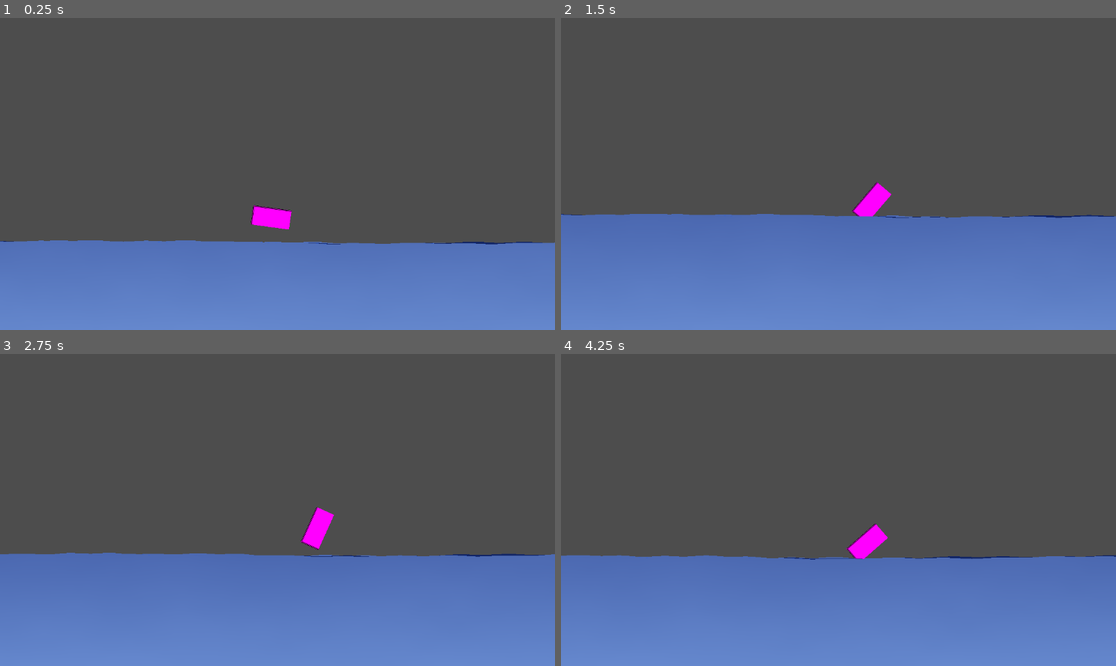
Above: before the commit, frames 1-4 (two rows, left to right).
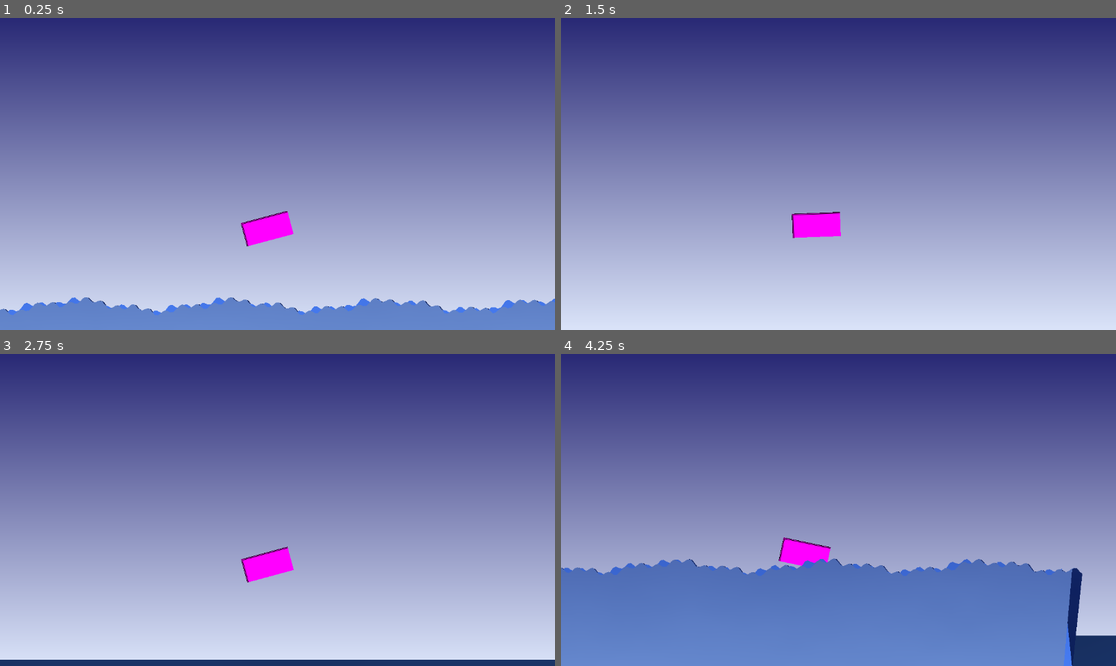
Above: after the commit, the same moments.

Repository: politesmuse/WaveCrash
Game: Godot game, scene res://Main.tscn
Two runs of this game, one before a commit and one after it. Both use one fixed random seed, a clock stepped at 60 frames per second and the inputs below.
Inputs:
- Up to frame 1 (0.25 s): no input
- Up to frame 2 (1.5 s): tap Enter at 0.5 s; hold Right (ui_right) 0.53-1.28 s; hold Left (ui_left) from 1.28 s (still down)
- Up to frame 3 (2.75 s): release Left (ui_left) at 2.03 s; hold Right (ui_right) from 2.03 s (still down)
- Up to frame 4 (4.25 s): release Right (ui_right) at 3.53 s; hold Left (ui_left) from 3.53 s (still down)

The runs differ from the first frame. In frame 1, 92% of the frame differs, in the area x 0-100%, y 0-96%; in frame 2, 100%, in the area x 0-100%, y 0-100%; in frame 3, 100%; in frame 4, 71%.

Commit message:
Quick Updates to Chains/Borders
Just some quick changes to boundaries/chain physics.

Diff:
--- a/Main.tscn
+++ b/Main.tscn
@@ -83,26 +83,42 @@
 gravity = Vector3(0, 200, 0)
 
 [sub_resource type="PhysicsMaterial" id="PhysicsMaterial_5vvyt"]
+bounce = 0.05
 
 [sub_resource type="PlaceholderTexture2D" id="PlaceholderTexture2D_5vvyt"]
 size = Vector2(100, 50)
 
+[sub_resource type="CircleShape2D" id="CircleShape2D_5vvyt"]
+custom_solver_bias = 0.141
+radius = 16.5
+
 [sub_resource type="ShaderMaterial" id="ShaderMaterial_5vvyt"]
 shader = ExtResource("6_c2ibq")
-shader_parameter/u_bass = 0.0
-shader_parameter/u_mids = 0.0
-shader_parameter/u_highs = 0.0
+shader_parameter/u_bass = 0.8970000426075
+shader_parameter/u_mids = 0.526000024985
+shader_parameter/u_highs = 0.4830000229425
 shader_parameter/base_color = Color(0.1, 0.2, 0.6, 1)
 shader_parameter/highlight_color = Color(0.6, 0.8, 1.2, 1)
 shader_parameter/shimmer_strength = 0.15
-shader_parameter/normal_distort_base = 0.4
+shader_parameter/normal_distort_base = 0.27999999374144
 shader_parameter/mids_normal_boost = 1.0
 shader_parameter/highs_normal_boost = 1.5
-shader_parameter/specular_strength = 0.7
-shader_parameter/specular_sharpness = 16.0
+shader_parameter/specular_strength = 0.41999999061216
+shader_parameter/specular_sharpness = 10.0
+
+[sub_resource type="PhysicsMaterial" id="PhysicsMaterial_c6i3y"]
+
+[sub_resource type="RectangleShape2D" id="RectangleShape2D_c2ibq"]
+size = Vector2(10, 2160)
 
 [sub_resource type="RectangleShape2D" id="RectangleShape2D_5vvyt"]
-size = Vector2(1153, 642)
+size = Vector2(12800, 10)
+
+[sub_resource type="RectangleShape2D" id="RectangleShape2D_c6i3y"]
+size = Vector2(12800, 10)
+
+[sub_resource type="RectangleShape2D" id="RectangleShape2D_j4qnp"]
+size = Vector2(10, 2160)
 
 [node name="MainRoot" type="Node2D"]
 
@@ -115,107 +131,102 @@
 [node name="WaterChain" type="Node2D" parent="." node_paths=PackedStringArray("wave_controller")]
 visibility_layer = 2
 z_index = 5
-position = Vector2(485, 101)
+position = Vector2(640, 360)
 script = ExtResource("1_5vvyt")
-point_count = 150
-buoy_radius = 8.0
-buoy_mass = 1.5
+segment_width = 1280.0
+point_count = 640
+buoy_radius = 2.0
 wave_controller = NodePath("../WaveController")
-buoy_spring_strength = 2000.0
+buoy_spring_strength = 500.0
+buoy_damping = 20.0
+joint_stiffness = 5.0
 joint_damping = 5.0
 
 [node name="SkyParallax" type="Parallax2D" parent="."]
-visible = false
 z_index = -2
 scroll_scale = Vector2(0.2, 0.1)
-scroll_offset = Vector2(2524, -1096)
+scroll_offset = Vector2(2529, -1096)
 
 [node name="Sky" type="Sprite2D" parent="SkyParallax"]
 material = SubResource("ShaderMaterial_kjvhd")
-scale = Vector2(4, 4)
+position = Vector2(2560, 640)
+scale = Vector2(8, 3)
 texture = ExtResource("2_wkp8b")
 
 [node name="BackWavesParallax" type="Parallax2D" parent="."]
-visible = false
 z_index = -1
 scroll_scale = Vector2(0.4, 0.2)
 scroll_offset = Vector2(759, 635)
 
 [node name="BackWaves" type="Sprite2D" parent="BackWavesParallax"]
 material = SubResource("ShaderMaterial_5tuhn")
-position = Vector2(1764, 402)
-scale = Vector2(4, 2)
+position = Vector2(4330, 260)
+scale = Vector2(8, 1)
 texture = ExtResource("2_wkp8b")
 
 [node name="WaveController" type="Node2D" parent="."]
 script = ExtResource("4_wkp8b")
 water_line_y = 195.0
-base_amp = 14.0
+base_amp = 10.0
 base_freq = 0.31
-base_scroll_speed = 25.0
+base_scroll_speed = 0.0
 chop_scroll_speed = 70.0
 chop_amp = 5.0
-chop_freq = 1.5
+chop_freq = 1.0
 
 [node name="ForeGroundWaveManager" type="Node2D" parent="." node_paths=PackedStringArray("boat")]
 z_index = 1
-scale = Vector2(2.5, 0.5)
 script = ExtResource("5_c6i3y")
-boat = NodePath("")
+boat = NodePath("../Boat")
 
 [node name="WaveSegment1" type="Polygon2D" parent="ForeGroundWaveManager"]
 z_index = 3
 material = SubResource("ShaderMaterial_2gh4u")
 position = Vector2(585, 310)
-scale = Vector2(2.5, 0.5)
 skew = 0.08726646
 color = Color(1, 1, 1, 0.23200001)
 script = ExtResource("7_j4qnp")
+segment_width = 1600.0
 resolution = 256
-bottom_y = 1440.0
 
 [node name="WaveSegment4" type="Polygon2D" parent="ForeGroundWaveManager"]
 z_index = -1
 material = SubResource("ShaderMaterial_2gh4u")
 position = Vector2(589, 310)
-scale = Vector2(2, 0.5)
 skew = 0.08726646
 color = Color(1, 1, 1, 0.39800003)
 script = ExtResource("7_j4qnp")
+segment_width = 1600.0
 resolution = 256
-bottom_y = 1440.0
 
 [node name="WaveSegment2" type="Polygon2D" parent="ForeGroundWaveManager"]
 z_index = 2
 material = SubResource("ShaderMaterial_wkp8b")
 position = Vector2(585, 311)
-scale = Vector2(2.5, 0.5)
 skew = -0.10471976
 color = Color(1, 1, 1, 0.305)
 script = ExtResource("7_j4qnp")
+segment_width = 1600.0
 resolution = 256
-bottom_y = 1440.0
 
 [node name="WaveSegment3" type="Polygon2D" parent="ForeGroundWaveManager"]
 z_index = 1
 material = SubResource("ShaderMaterial_20pc6")
 position = Vector2(605, 311)
-scale = Vector2(2.5, 0.5)
 skew = 0.10471976
 color = Color(1, 1, 1, 0.136)
 script = ExtResource("7_j4qnp")
+segment_width = 1600.0
 resolution = 256
-bottom_y = 1440.0
 
 [node name="AudioStreamPlayer" type="AudioStreamPlayer2D" parent="."]
 
-[node name="UI" type="CanvasLayer" parent="." node_paths=PackedStringArray("music_player", "wave_controller", "boat")]
+[node name="UI" type="CanvasLayer" parent="." node_paths=PackedStringArray("music_player", "wave_controller")]
 offset = Vector2(200, 120)
 transform = Transform2D(1, 0, 0, 1, 200, 120)
 script = ExtResource("10_wkp8b")
 music_player = NodePath("../AudioStreamPlayer")
 wave_controller = NodePath("../WaveController")
-boat = NodePath("")
 
 [node name="Panel" type="Control" parent="UI"]
 modulate = Color(0.8548469, 0.92947316, 1, 0.5)
@@ -361,36 +372,65 @@
 
 [node name="Boat" type="RigidBody2D" parent="."]
 light_mask = 2
-position = Vector2(446, 69)
+position = Vector2(640, 340)
+mass = 25.0
 physics_material_override = SubResource("PhysicsMaterial_5vvyt")
+inertia = 1.0
+lock_rotation = true
+linear_velocity = Vector2(5, 5)
+linear_damp_mode = 1
+angular_velocity = 0.034906585
+constant_force = Vector2(0, 1)
+constant_torque = 1.0
 script = ExtResource("8_fpfj3")
-
-[node name="Sprite2D" type="Sprite2D" parent="Boat"]
-position = Vector2(49, 0)
+move_force = 4000.0
+max_speed = 1000.0
+water_drag = 0.8
+
+[node name="BoatSprite" type="Sprite2D" parent="Boat"]
+position = Vector2(0, -10)
 texture = SubResource("PlaceholderTexture2D_5vvyt")
 
 [node name="BoatCollision" type="CollisionPolygon2D" parent="Boat"]
-position = Vector2(-52, -31)
-scale = Vector2(2, 2)
+visible = false
+position = Vector2(-50, -12)
 polygon = PackedVector2Array(0, 0, 100, 0, 75, 30, 25, 30)
+disabled = true
 
 [node name="Camera2D" type="Camera2D" parent="Boat"]
 z_index = 5
 position = Vector2(50, -114)
-zoom = Vector2(0.8, 0.8)
+
+[node name="Boat" type="CollisionShape2D" parent="Boat"]
+position = Vector2(0, -18)
+scale = Vector2(2, 2)
+shape = SubResource("CircleShape2D_5vvyt")
 
 [node name="WaterMesh" type="Polygon2D" parent="." node_paths=PackedStringArray("water_chain")]
+visible = false
 material = SubResource("ShaderMaterial_5vvyt")
+color = Color(1, 1, 1, 0)
 script = ExtResource("12_c6i3y")
 water_chain = NodePath("../WaterChain")
 
-[node name="Polygon2D" type="Polygon2D" parent="."]
-color = Color(1, 1, 1, 0)
-polygon = PackedVector2Array(0, 0, 1280, 0, 1280, 720, 0, 720)
-
-[node name="CollisionShape2D" type="CollisionShape2D" parent="Polygon2D"]
-position = Vector2(578.5, 320)
+[node name="StaticBody2D" type="StaticBody2D" parent="."]
+disable_mode = 1
+physics_material_override = SubResource("PhysicsMaterial_c6i3y")
+
+[node name="CollisionShape2D" type="CollisionShape2D" parent="StaticBody2D"]
+position = Vector2(0, -360)
+shape = SubResource("RectangleShape2D_c2ibq")
+
+[node name="CollisionShape2D2" type="CollisionShape2D" parent="StaticBody2D"]
+position = Vector2(6400, 720)
 shape = SubResource("RectangleShape2D_5vvyt")
-one_way_collision = true
+
+[node name="CollisionShape2D3" type="CollisionShape2D" parent="StaticBody2D"]
+position = Vector2(6400, -1440)
+shape = SubResource("RectangleShape2D_c6i3y")
+
+[node name="CollisionShape2D4" type="CollisionShape2D" parent="StaticBody2D"]
+position = Vector2(12800, -360)
+shape = SubResource("RectangleShape2D_j4qnp")
 
 [connection signal="pressed" from="UI/Panel/ChooseTrackCont/ChooseTrackButton" to="UI" method="_on_choose_track_button_pressed"]
--- a/scripts/Boat.gd
+++ b/scripts/Boat.gd
@@ -12,9 +12,9 @@
 func _physics_process(delta: float) -> void:
 	var input_dir: float = 0.0
 	if Input.is_action_pressed("ui_right"):
-		input_dir += 1.0
+		input_dir += 2.0
 	if Input.is_action_pressed("ui_left"):
-		input_dir -= 1.0
+		input_dir -= 2.0
 
 	if abs(input_dir) > 0.0:
 		apply_central_force(Vector2(input_dir * move_force, 0.0))
--- a/scripts/WaterChain.gd
+++ b/scripts/WaterChain.gd
@@ -7,6 +7,7 @@
 
 @export var buoy_mass: float = 1.0
 @export var wave_controller: Node2D
+@export var boat: Node2D  # NEW: boat to follow in X
 
 @export_category("Buoy Physics")
 @export var buoy_spring_strength: float = 1200.0
@@ -17,7 +18,7 @@
 @export var joint_damping: float = 4.0
 
 var _buoys: Array[RigidBody2D] = []
-var _buoy_target_x: Array[float] = []
+var _buoy_offset_x: Array[float] = []  # offsets from chain center in X
 
 
 # ----- EDITOR PREVIEW -----
@@ -76,9 +77,10 @@
 	_spawn_buoys()
 	_spawn_joints()
 
+
 func _spawn_buoys() -> void:
 	_buoys.clear()
-	_buoy_target_x.clear()
+	_buoy_offset_x.clear()
 
 	if point_count < 2:
 		push_warning("WaterChain: point_count < 2, cannot spawn buoys.")
@@ -87,7 +89,13 @@
 	var half_width: float = segment_width * 0.5
 	var step: float = segment_width / float(point_count - 1)
 
+	# Center X of the chain at spawn: boat if available, else this node
+	var center_x: float = boat.global_position.x if boat != null else global_position.x
+
 	for i in range(point_count):
+		var offset_x: float = -half_width + step * float(i)
+		var world_x: float = center_x + offset_x
+
 		var b := RigidBody2D.new()
 		b.name = "Buoy_%d" % i
 		b.mass = buoy_mass
@@ -100,16 +108,14 @@
 		b.add_child(shape_node)
 		add_child(b)
 
-		var x_local: float = -half_width + step * float(i)
-		var world_x: float = global_position.x + x_local
-
-		# Place them along this node's y initially
+		# Place along this node's Y initially
 		b.global_position = Vector2(world_x, global_position.y)
 
 		_buoys.append(b)
-		_buoy_target_x.append(world_x)
+		_buoy_offset_x.append(offset_x)
 
 	print("[WaterChain] Spawned %d buoys." % _buoys.size())
+
 
 func _spawn_joints() -> void:
 	if _buoys.size() < 2:
@@ -132,6 +138,7 @@
 
 	print("[WaterChain] Spawned %d joints." % (_buoys.size() - 1))
 
+
 func _physics_process(delta: float) -> void:
 	if Engine.is_editor_hint():
 		return
@@ -144,11 +151,15 @@
 	if count == 0:
 		return
 
+	# Chain center X follows the boat, or this node if no boat assigned
+	var center_x: float = boat.global_position.x if boat != null else global_position.x
+
 	for i in range(count):
 		var b: RigidBody2D = _buoys[i]
-		var target_x: float = _buoy_target_x[i]
+		var offset_x: float = _buoy_offset_x[i]
+		var target_x: float = center_x + offset_x
 
-		# Sample analytic wave at buoy's X (fixed)
+		# Sample wave at the buoy's X
 		var world_x: float = target_x
 		var target_y: float = wave_controller.get_wave_height_at_x(world_x)
 		var dy: float = target_y - b.global_position.y
@@ -160,15 +171,16 @@
 
 		b.apply_central_force(Vector2(0.0, total_force_y))
 
-		# 🔒 Lock X so buoys can't slide/fly sideways
+		# Lock X to the moving chain center + offset
 		var pos: Vector2 = b.global_position
 		pos.x = target_x
 		b.global_position = pos
 
-		# Kill horizontal velocity so forces don't accumulate sideways
+		# Zero horizontal velocity to avoid side drift
 		var vel: Vector2 = b.linear_velocity
 		vel.x = 0.0
 		b.linear_velocity = vel
 
+
 func get_buoys() -> Array[RigidBody2D]:
 	return _buoys
Not shown: 1 places in Main.tscn that only renumber resources
